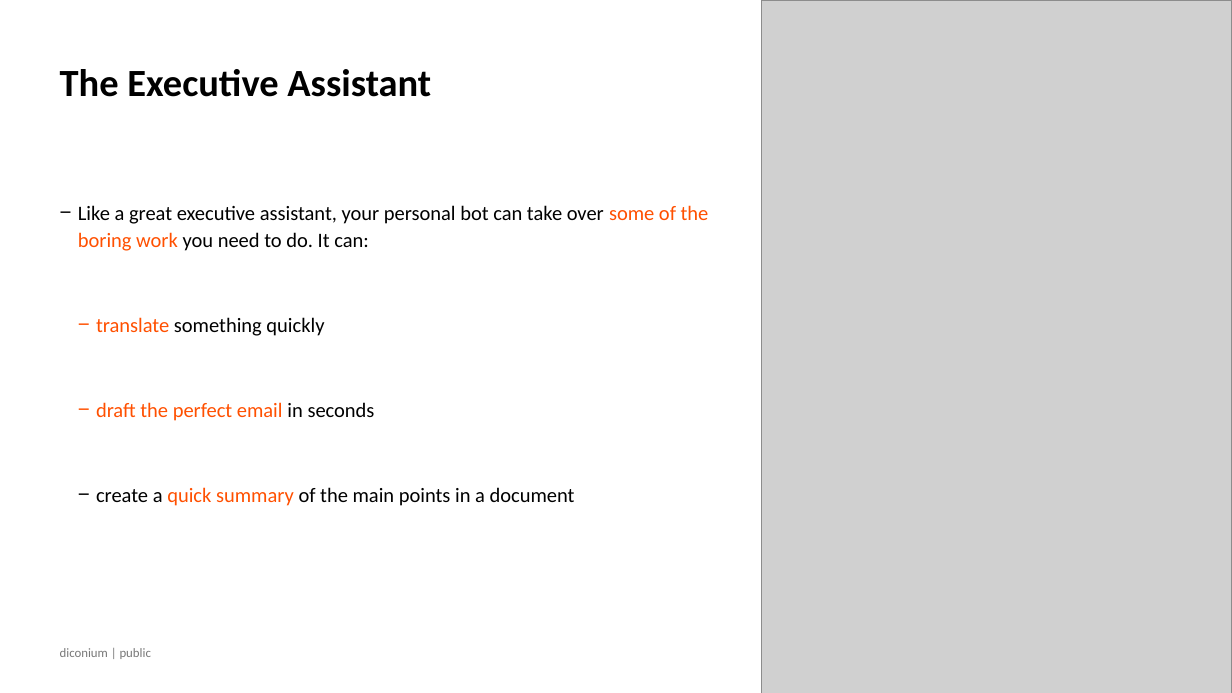
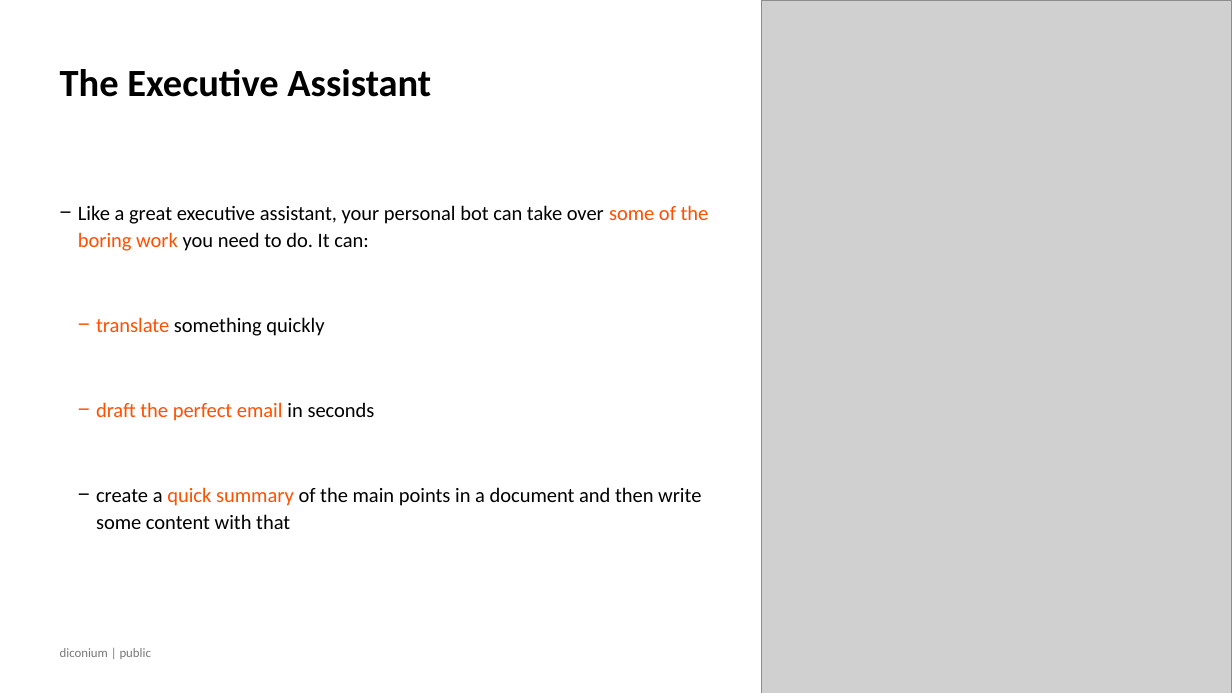
Before and after one commit to NeilSinclair/prompt_workshop, a slide deck: slide 16 of _site/slides/Prompt Engineering Workshop Cariad DX One.pptx. Drawn at 1232x693 pixels with LibreOffice and Linux fonts; fonts in the diff are those of the drawing; grey boxes stand for pictures; background and template pictures are left out. Boxes give left, top, right and bottom in pixels: in the first picture for what was removed or moved away, otherwise in the second. Text is boxed around its words. In the diff, an @@ line names an element or a change of style, - is before the commit and + after.

```diff
--- a/_site/slides/Prompt Engineering Workshop Cariad DX One.pptx
+++ b/_site/slides/Prompt Engineering Workshop Cariad DX One.pptx
@@ text at bbox=[96, 487, 701, 529]: text changed @@
-  − create a quick summary of the main points in a document
+  − create a quick summary of the main points in a document and then write some content with that
```
Also in this commit, not shown: 1 other slide changed, 13 other files.
